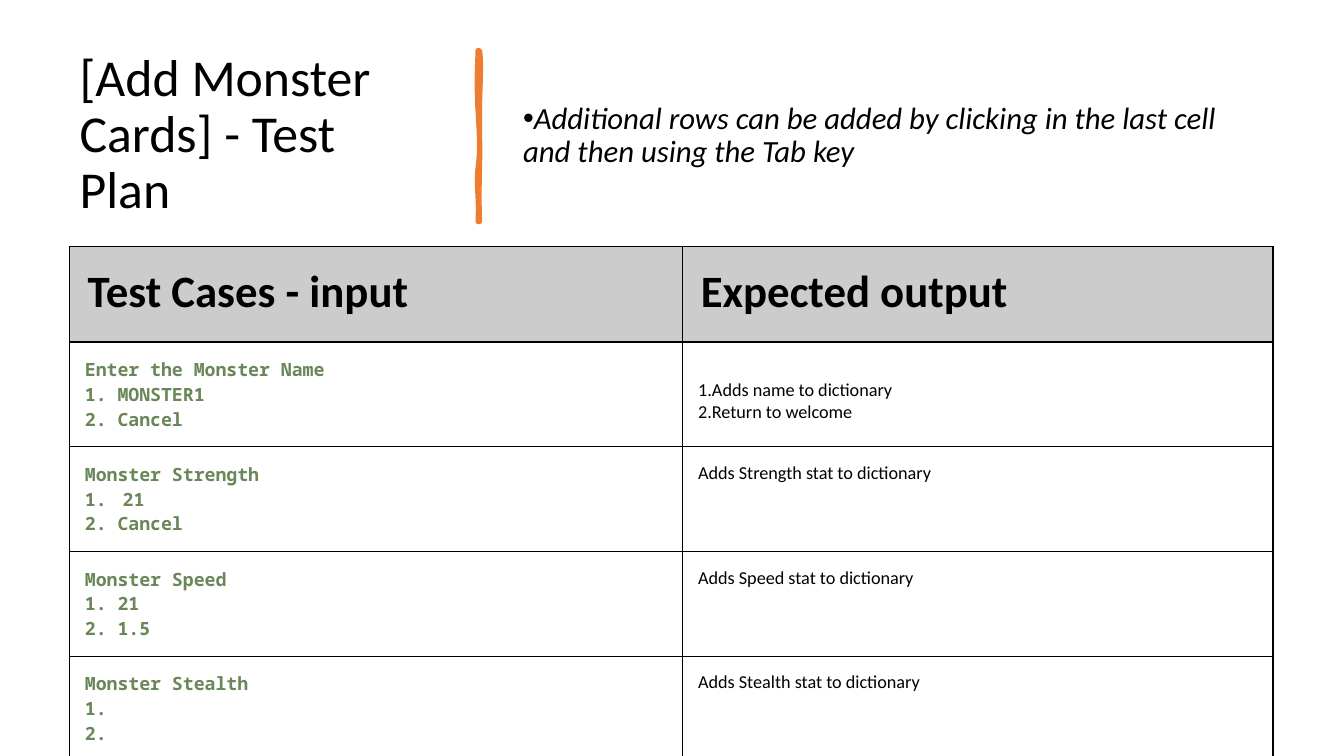
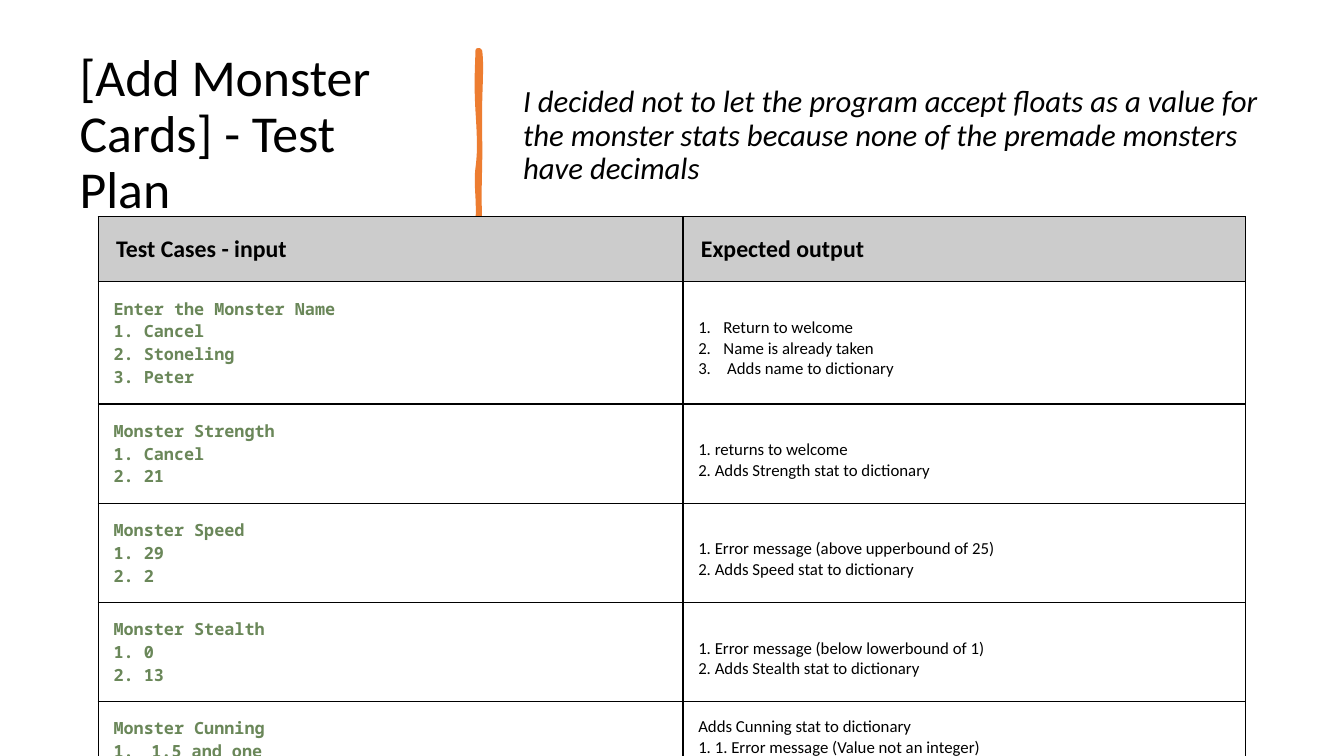
Before and after one commit to peter123321123321/Monster-Cards-Internal, a slide deck: slide 11 of 2.7 and 2.8 Documentation Template.pptx. Drawn at 1344x756 pixels with LibreOffice and Linux fonts; fonts in the diff are those of the drawing. Boxes give left, top, right and bottom in pixels: in the first picture for what was removed or moved away, otherwise in the second. Text is boxed around its words. In the diff, an @@ line names an element or a change of style, - is before the commit and + after.

```diff
--- a/2.7 and 2.8 Documentation Template.pptx
+++ b/2.7 and 2.8 Documentation Template.pptx
@@ text at <box>523,90,1257,180</box>: text changed @@
-• Additional rows can be added by clicking in the last cell and then using the Tab key
+I decided not to let the program accept floats as a value for the monster stats because none of the premade monsters have decimals
@@ table at <box>98,217,1245,756</box> @@
-row 2, column 1: Enter the Monster Name / 1. MONSTER1 / 2. Cancel
+row 2, column 1: Enter the Monster Name / 1. Cancel / 2. Stoneling / 3. Peter
-row 2, column 2: 1.Adds name to dictionary 2.Return to welcome
+row 2, column 2: Return to welcome / Name is already taken / Adds name to dictionary
-row 3, column 1: Monster Strength / 21 / 2. Cancel
+row 3, column 1: Monster Strength / 1. Cancel / 2. 21
-row 3, column 2: Adds Strength stat to dictionary
+row 3, column 2: 1. returns to welcome 2. Adds Strength stat to dictionary
-row 4, column 1: Monster Speed / 1. 21 / 2. 1.5
+row 4, column 1: Monster Speed / 1. 29 / 2. 2
-row 4, column 2: Adds Speed stat to dictionary
+row 4, column 2: 1. Error message (above upperbound of 25) 2. Adds Speed stat to dictionary
-row 5, column 1: Monster Stealth / 1. / 2.
+row 5, column 1: Monster Stealth / 1. 0 / 2. 13
-row 5, column 2: Adds Stealth stat to dictionary
+row 5, column 2: 1. Error message (below lowerbound of 1) 2. Adds Stealth stat to dictionary
-row 6, column 1: Monster Cunning
+row 6, column 1: Monster Cunning / 1.5 and one / 24
-row 6, column 2: Adds Cunning stat to dictionary
+row 6, column 2: Adds Cunning stat to dictionary 1. 1. Error message (Value not an integer) 2. Adds Cunning stat to dictionary
@@ size 32 to 17 pt in "Test Cases - input", "Expected output" @@
@@ table: place and size @@
-table at <box>70,247,1273,756</box>
+table at <box>98,217,1245,756</box>
```
Also in this commit, not shown: 8 other slides changed, 17 slides added.
